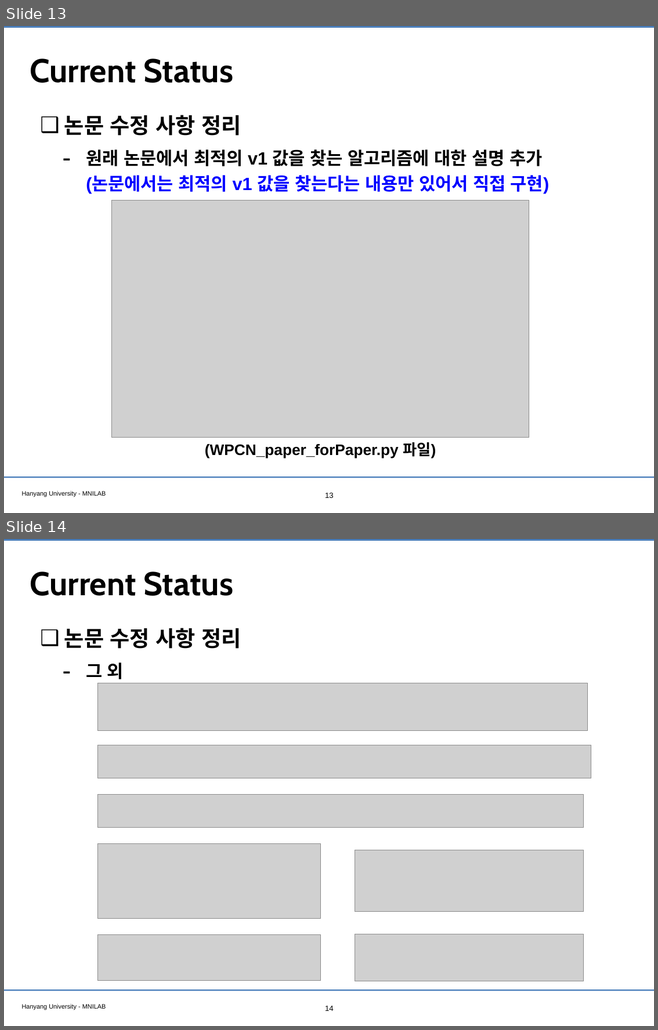
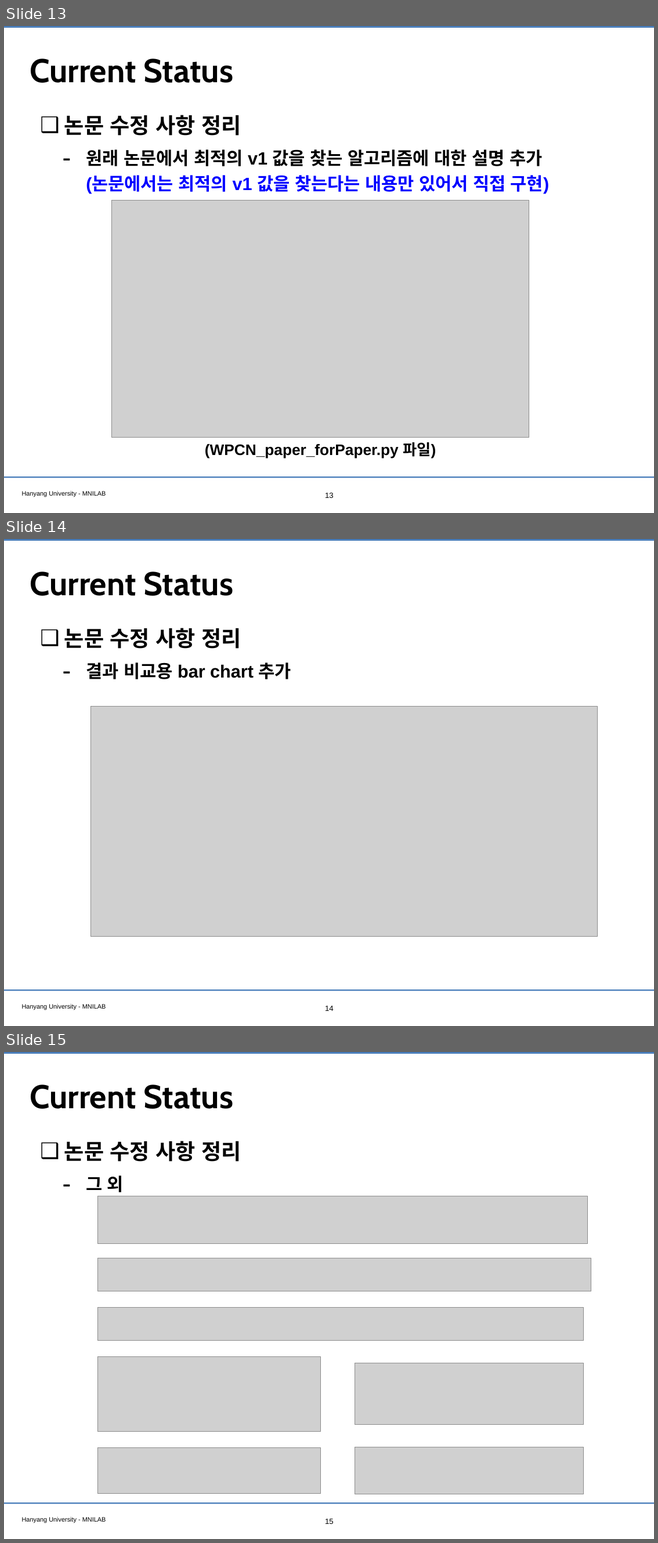
Before and after one commit to WannaBeSuperteur/2020, a slide deck: report/200714_WPCN.pptx. Shown one above the other, each under a label of ours: slides 13 and 14 before the commit, slides 13, 14 and 15 after it. The pictures are 658x1030 and 658x1543 pixels, drawn with LibreOffice and Linux fonts; fonts in the diff are those of the drawing; grey boxes stand for pictures; background and template pictures are left out. Boxes give left, top, right and bottom in pixels: in the first picture for what was removed or moved away, otherwise in the second. Text is boxed around its words. In the diff, an @@ line names an element or a change of style, - is before the commit and + after.

Commit message:
modify: add info about the bar chart

```diff
--- a/report/200714_WPCN.pptx
+++ b/report/200714_WPCN.pptx
@@ slide 14 added at (4, 539, 654, 1026), background #FFFFFF; not listed: 3 template elements that a slide beside it also shows @@
@@ title added at (30, 571, 234, 596), 52 pt, text #000000, bold @@
+Current Status
@@ text added at (64, 628, 291, 679), 28 pt, text #000000, bold @@
+❑ 논문 수정 사항 정리
+  – 결과 비교용 bar chart 추가
@@ picture added at (91, 707, 597, 936) @@
@@ page number added at (325, 1006, 333, 1011), 12 pt, text #000000 @@
+14
@@ what was slide 14 is now slide 15 @@
@@ page number at (325, 1519, 333, 1524): text changed @@
-14
+15
```
